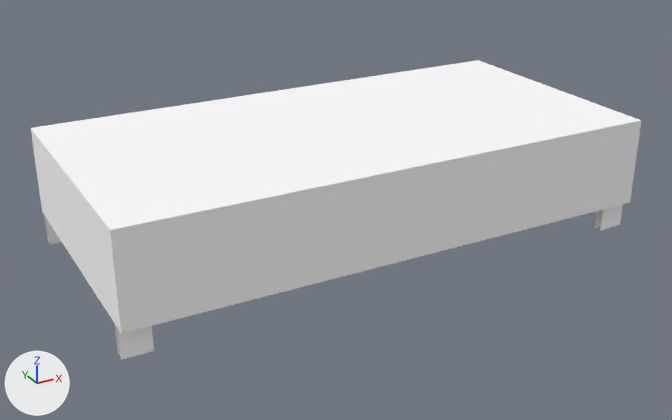
The glTF model public/3d/item/model__item__shop.ofs_3663_0/3663kg_case_30.gltf: old version first, new version second.
Rendered twice from a 50 mm lens placed at (-1.58, -2.84, 1.52), pointed at (-0.03, -0.03, 0.12). The axes (+X, +Y, +Z) are drawn at lower left. The lights are the same throughout. The picture after the commit comes second.

In view in the first picture: '3663kg_case_30'.
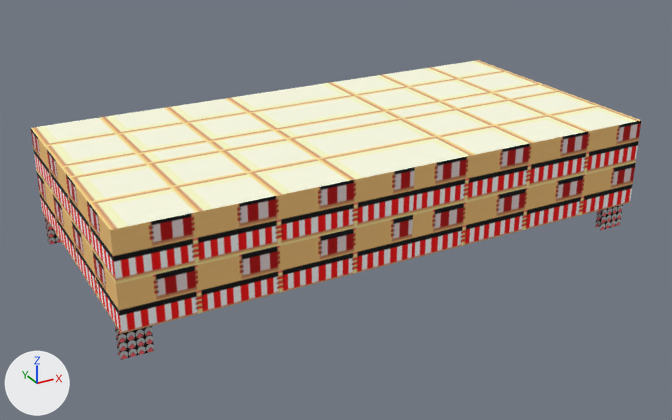
What differs and where, as boxes [x1, y1, x2, y2] in the pictures (672 x 420 px):
'3663kg_case_30', surface changed (darker): [31, 60, 641, 360] in both

The change in detail:
Picture 'case_30_0' (img_case_30_0) is new.
Picture 'case_30_1' (img_case_30_1) is new.
Picture 'case_30_2' (img_case_30_2) is new.
In material 'case_30_2' (mat_case_30_2), base_color is no longer (1.0, 1.0, 1.0), white #ffffff.
In material 'case_30_2' (mat_case_30_2), texture is now set to img_case_30_2.
In material 'case_30_1' (mat_case_30_1), base_color is no longer (1.0, 1.0, 1.0), white #ffffff.
In material 'case_30_1' (mat_case_30_1), texture is now set to img_case_30_1.
In material 'case_30_0' (mat_case_30_0), base_color is no longer (1.0, 1.0, 1.0), white #ffffff.
In material 'case_30_0' (mat_case_30_0), texture is now set to img_case_30_0.
